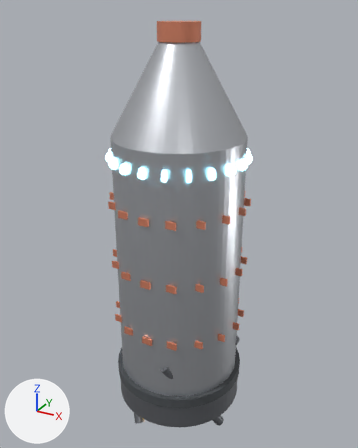
One commit to the glTF model orbital-shipyard/fleet/landing_craft.glb: the scene before it, then after it.
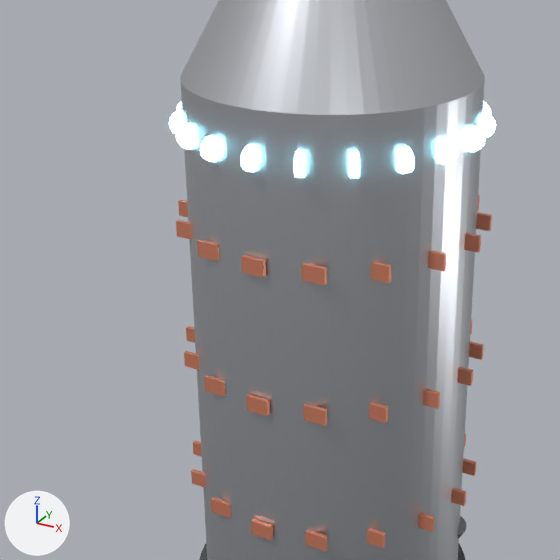
Each version is shown whole from a 50 mm lens placed at (6.94, -12.61, 7.47), pointed at (-0.09, 0.16, 1.08), then close up on the part from 8% to 79% of the width and 23% to 79% of the height. Every picture has the same lights, and +X, +Y and +Z are marked at lower left. The first two pictures are the older version. Where no turn or scale is listed for an object, it has been applied to the vertices.

Objects in the first close-up: 'HullBody', 'Nose' and 41 more.
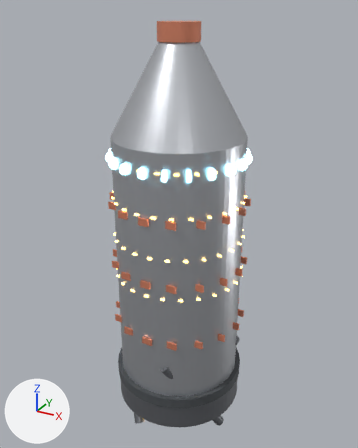
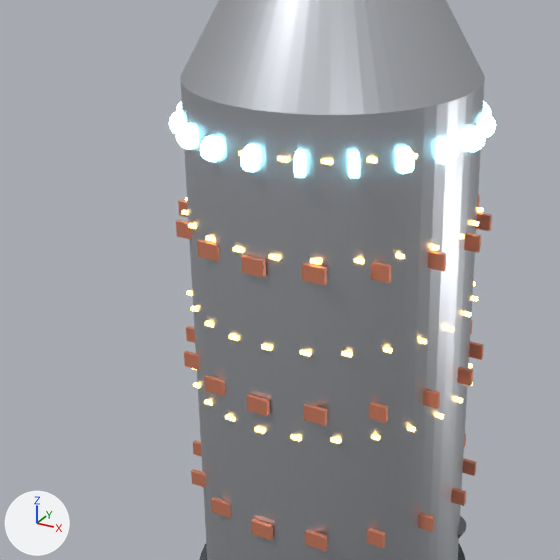
Not visible in the close-ups: 'Corr_0_1'.

Where the change shows, as pixel boxes [x1, y1, x2, y2] in the close-ups (560 x 560 px):
'Corr_3_18', added: after [277, 156, 290, 163]
'Corr_3_19', added: after [321, 159, 333, 165]
'Corr_2_19', added: after [310, 259, 322, 265]
'Corr_2_18', added: after [269, 254, 280, 261]
'Corr_2_17', added: after [233, 246, 244, 253]
'Corr_2_20', added: after [354, 258, 365, 264]
'Corr_1_18', added: after [261, 344, 272, 351]
'Corr_1_19', added: after [300, 350, 311, 357]
'Corr_3_20', added: after [367, 158, 378, 164]
'Corr_0_19', added: after [291, 435, 302, 442]
'Corr_0_20', added: after [330, 438, 341, 444]
'Corr_1_20', added: after [342, 351, 353, 357]
'Corr_0_18', added: after [255, 427, 265, 434]
'Corr_1_17', added: after [229, 334, 239, 341]
'Corr_0_17', added: after [225, 414, 235, 421]
'Corr_1_21', added: after [383, 347, 392, 353]
'Corr_2_16', added: after [206, 235, 215, 242]
'Corr_2_21', added: after [396, 253, 405, 259]
'Corr_0_21', added: after [371, 435, 380, 441]
'Corr_0_22', added: after [407, 426, 416, 432]
'Corr_1_16', added: after [205, 321, 214, 328]
'Corr_2_22', added: after [431, 245, 439, 251]
'Corr_1_22', added: after [419, 338, 427, 344]
'Corr_2_15', added: after [188, 223, 196, 229]
'Corr_0_16', added: after [204, 399, 212, 406]
'Corr_0_23', added: after [436, 413, 444, 419]
'Corr_1_23', added: after [447, 326, 454, 332]
'Corr_2_23', added: after [457, 234, 464, 239]
'Corr_2_0', added: after [472, 221, 479, 226]
'Corr_0_15', added: after [193, 382, 200, 388]
'Corr_1_0', added: after [464, 311, 471, 317]
'Corr_1_15', added: after [190, 306, 197, 312]
'Corr_0_0', added: after [456, 397, 463, 403]
'Corr_2_1', added: after [477, 207, 484, 213]
'Corr_1_1', added: after [472, 296, 478, 301]
'Corr_2_14', added: after [182, 210, 188, 215]
'Corr_3_21', added: after [413, 153, 418, 159]

Patch to the scene script:
```diff
--- a/orbital-shipyard/fleet/landing_craft.glb.py
+++ b/orbital-shipyard/fleet/landing_craft.glb.py
@@ ob_corr_3_21 @@
+ob_corr_3_21 = bpy.data.objects.new('Corr_3_21', me_cube_141)  # a box spanning x -0.07..0.07, y -0.025..0.025, z -0.025..0.025; in mat_corridor (black #000000, glowing orange #ffc86f)
+ob_corr_3_21.location = (1.69, -1.09, 3.44)
@@ ob_corr_3_20 @@
+ob_corr_3_20 = bpy.data.objects.new('Corr_3_20', me_cube_141.copy())
+ob_corr_3_20.location = (1.34, -1.49, 3.44)
@@ ob_corr_3_19 @@
+ob_corr_3_19 = bpy.data.objects.new('Corr_3_19', me_cube_141.copy())
+ob_corr_3_19.location = (0.91, -1.79, 3.44)
@@ ob_corr_3_18 @@
+ob_corr_3_18 = bpy.data.objects.new('Corr_3_18', me_cube_141.copy())
+ob_corr_3_18.location = (0.42, -1.97, 3.44)
@@ ob_corr_2_23 @@
+ob_corr_2_23 = bpy.data.objects.new('Corr_2_23', me_cube_141.copy())
+ob_corr_2_23.location = (2.0, -0.24, 2.16)
@@ ob_corr_2_22 @@
+ob_corr_2_22 = bpy.data.objects.new('Corr_2_22', me_cube_141.copy())
+ob_corr_2_22.location = (1.86, -0.75, 2.16)
@@ ob_corr_2_21 @@
+ob_corr_2_21 = bpy.data.objects.new('Corr_2_21', me_cube_141.copy())
+ob_corr_2_21.location = (1.61, -1.21, 2.16)
@@ ob_corr_2_20 @@
+ob_corr_2_20 = bpy.data.objects.new('Corr_2_20', me_cube_141.copy())
+ob_corr_2_20.location = (1.24, -1.58, 2.16)
@@ ob_corr_2_19 @@
+ob_corr_2_19 = bpy.data.objects.new('Corr_2_19', me_cube_141.copy())
+ob_corr_2_19.location = (0.79, -1.85, 2.16)
@@ ob_corr_2_18 @@
+ob_corr_2_18 = bpy.data.objects.new('Corr_2_18', me_cube_141.copy())
+ob_corr_2_18.location = (0.28, -1.99, 2.16)
@@ ob_corr_2_17 @@
+ob_corr_2_17 = bpy.data.objects.new('Corr_2_17', me_cube_141.copy())
+ob_corr_2_17.location = (-0.24, -2.0, 2.16)
@@ ob_corr_2_16 @@
+ob_corr_2_16 = bpy.data.objects.new('Corr_2_16', me_cube_141.copy())
+ob_corr_2_16.location = (-0.75, -1.86, 2.16)
@@ ob_corr_2_15 @@
+ob_corr_2_15 = bpy.data.objects.new('Corr_2_15', me_cube_141.copy())
+ob_corr_2_15.location = (-1.21, -1.61, 2.16)
@@ ob_corr_2_14 @@
+ob_corr_2_14 = bpy.data.objects.new('Corr_2_14', me_cube_141.copy())
+ob_corr_2_14.location = (-1.58, -1.24, 2.16)
@@ ob_corr_2_1 @@
+ob_corr_2_1 = bpy.data.objects.new('Corr_2_1', me_cube_141.copy())
+ob_corr_2_1.location = (1.85, 0.79, 2.16)
@@ ob_corr_2_0 @@
+ob_corr_2_0 = bpy.data.objects.new('Corr_2_0', me_cube_141.copy())
+ob_corr_2_0.location = (1.99, 0.28, 2.16)
@@ ob_corr_1_23 @@
+ob_corr_1_23 = bpy.data.objects.new('Corr_1_23', me_cube_141.copy())
+ob_corr_1_23.location = (1.97, -0.38, 0.88)
@@ ob_corr_1_22 @@
+ob_corr_1_22 = bpy.data.objects.new('Corr_1_22', me_cube_141.copy())
+ob_corr_1_22.location = (1.81, -0.88, 0.88)
@@ ob_corr_1_21 @@
+ob_corr_1_21 = bpy.data.objects.new('Corr_1_21', me_cube_141.copy())
+ob_corr_1_21.location = (1.52, -1.32, 0.88)
@@ ob_corr_1_20 @@
+ob_corr_1_20 = bpy.data.objects.new('Corr_1_20', me_cube_141.copy())
+ob_corr_1_20.location = (1.12, -1.67, 0.88)
@@ ob_corr_1_19 @@
+ob_corr_1_19 = bpy.data.objects.new('Corr_1_19', me_cube_141.copy())
+ob_corr_1_19.location = (0.65, -1.9, 0.88)
@@ ob_corr_1_18 @@
+ob_corr_1_18 = bpy.data.objects.new('Corr_1_18', me_cube_141.copy())
+ob_corr_1_18.location = (0.14, -2.01, 0.88)
@@ ob_corr_1_17 @@
+ob_corr_1_17 = bpy.data.objects.new('Corr_1_17', me_cube_141.copy())
+ob_corr_1_17.location = (-0.38, -1.97, 0.88)
@@ ob_corr_1_16 @@
+ob_corr_1_16 = bpy.data.objects.new('Corr_1_16', me_cube_141.copy())
+ob_corr_1_16.location = (-0.88, -1.81, 0.88)
@@ ob_corr_1_15 @@
+ob_corr_1_15 = bpy.data.objects.new('Corr_1_15', me_cube_141.copy())
+ob_corr_1_15.location = (-1.32, -1.52, 0.88)
@@ ob_corr_1_1 @@
+ob_corr_1_1 = bpy.data.objects.new('Corr_1_1', me_cube_141.copy())
+ob_corr_1_1.location = (1.9, 0.65, 0.88)
@@ ob_corr_1_0 @@
+ob_corr_1_0 = bpy.data.objects.new('Corr_1_0', me_cube_141.copy())
+ob_corr_1_0.location = (2.01, 0.14, 0.88)
@@ ob_corr_0_23 @@
+ob_corr_0_23 = bpy.data.objects.new('Corr_0_23', me_cube_141.copy())
+ob_corr_0_23.location = (1.94, -0.52, -0.4)
@@ ob_corr_0_22 @@
+ob_corr_0_22 = bpy.data.objects.new('Corr_0_22', me_cube_141.copy())
+ob_corr_0_22.location = (1.74, -1.0, -0.4)
@@ ob_corr_0_21 @@
+ob_corr_0_21 = bpy.data.objects.new('Corr_0_21', me_cube_141.copy())
+ob_corr_0_21.location = (1.42, -1.42, -0.4)
@@ ob_corr_0_20 @@
+ob_corr_0_20 = bpy.data.objects.new('Corr_0_20', me_cube_141.copy())
+ob_corr_0_20.location = (1.0, -1.74, -0.4)
@@ ob_corr_0_19 @@
+ob_corr_0_19 = bpy.data.objects.new('Corr_0_19', me_cube_141.copy())
+ob_corr_0_19.location = (0.52, -1.94, -0.4)
@@ ob_corr_0_18 @@
+ob_corr_0_18 = bpy.data.objects.new('Corr_0_18', me_cube_141.copy())
+ob_corr_0_18.location = (0.0, -2.01, -0.4)
@@ ob_corr_0_17 @@
+ob_corr_0_17 = bpy.data.objects.new('Corr_0_17', me_cube_141.copy())
+ob_corr_0_17.location = (-0.52, -1.94, -0.4)
@@ ob_corr_0_16 @@
+ob_corr_0_16 = bpy.data.objects.new('Corr_0_16', me_cube_141.copy())
+ob_corr_0_16.location = (-1.0, -1.74, -0.4)
@@ ob_corr_0_15 @@
+ob_corr_0_15 = bpy.data.objects.new('Corr_0_15', me_cube_141.copy())
+ob_corr_0_15.location = (-1.42, -1.42, -0.4)
@@ ob_corr_0_1 @@
+ob_corr_0_1 = bpy.data.objects.new('Corr_0_1', me_cube_141.copy())
+ob_corr_0_1.location = (1.94, 0.52, -0.4)
@@ ob_corr_0_0 @@
+ob_corr_0_0 = bpy.data.objects.new('Corr_0_0', me_cube_141.copy())
+ob_corr_0_0.location = (2.01, 0.0, -0.4)
```
